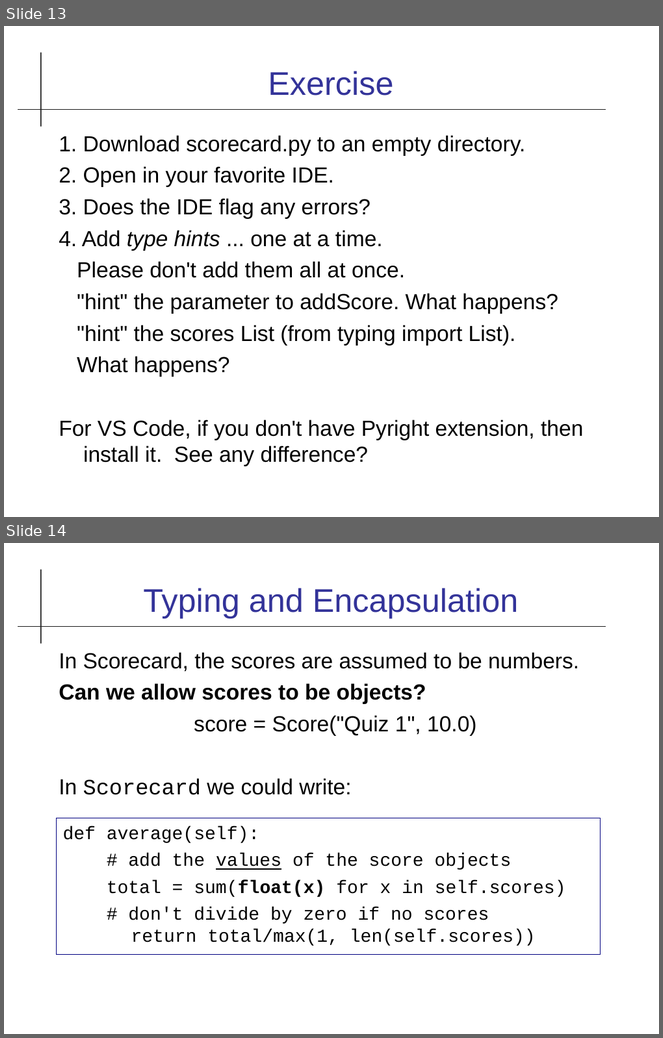
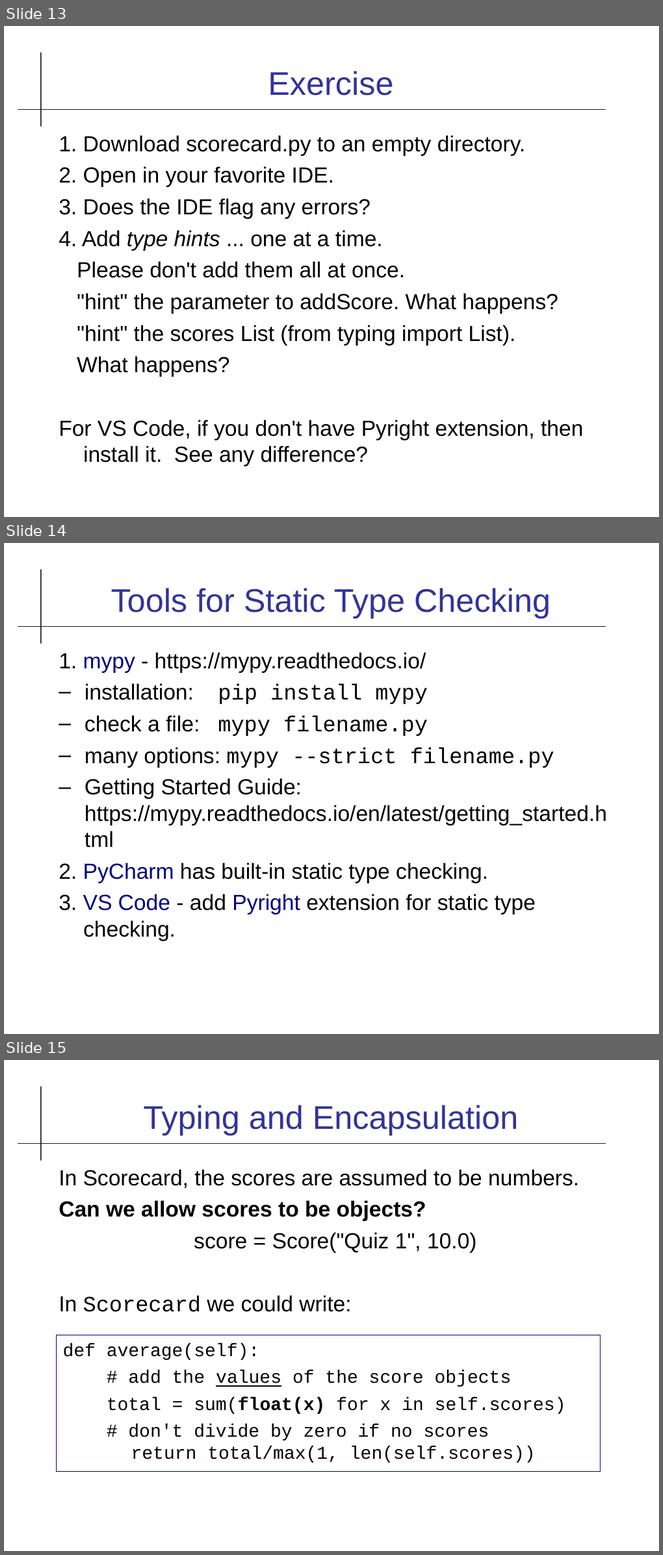
Before and after one commit to cpske/ISP, a slide deck: code-quality/Type-Checking.odp. Shown one above the other, each under a label of ours: slides 13 and 14 before the commit, slides 13, 14 and 15 after it. The pictures are 663x1038 and 663x1555 pixels, drawn with LibreOffice and Linux fonts; fonts in the diff are those of the drawing. Boxes give left, top, right and bottom in pixels: in the first picture for what was removed or moved away, otherwise in the second. Text is boxed around its words. In the diff, an @@ line names an element or a change of style, - is before the commit and + after.

Commit message:
add a few slides on type checking tools

```diff
--- a/code-quality/Type-Checking.odp
+++ b/code-quality/Type-Checking.odp
@@ slide 14 added at (4,543,659,1034), background #FFFFFF; not listed: 2 template elements that a slide beside it also shows @@
@@ title added at (111,588,551,618), 36 pt, text #333399 @@
+Tools for Static Type Checking
@@ text added at (59,652,607,941), 24 pt, text #000000 @@
+1. mypy - https://mypy.readthedocs.io/
+  – installation: pip install mypy
+  – check a file: mypy filename.py
+  – many options: mypy --strict filename.py
+  – Getting Started Guide: https://mypy.readthedocs.io/en/latest/getting_started.html
+2. PyCharm has built-in static type checking.
+3. VS Code - add Pyright extension for static type checking.
@@ what was slide 14 is now slide 15 @@
```
Also in this commit, not shown: 4 slides changed, 2 other slides added, 1 other file.
